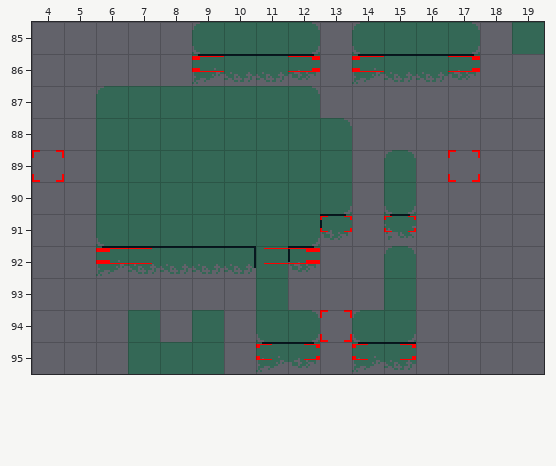
One commit to this Tiled map (JSON): assets/maps/debug.json. Above, as it was before the edit.
Cells are 16x16 px. Shown: x 4..19, y 85..95.
And afterwards:
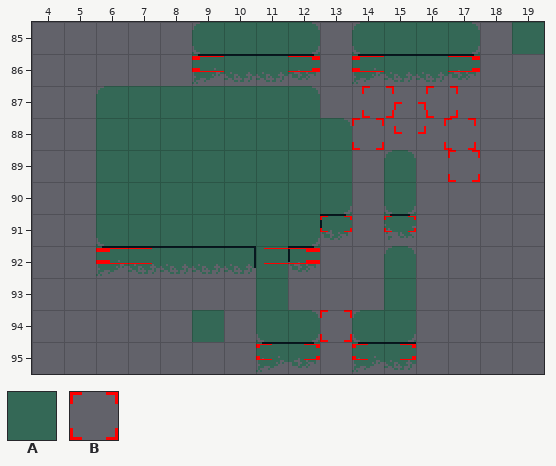
Key: from "main": A 1, B 6.
_ is an empty cell.
Objects are placed by their top-left corner, in cells (3,4 is the top-left corner of cell 3,4); size is 1x1 cell unless given.
Changes in this commit:
Layer "tiles":
The author cleared tile A in row 94 at x 7; in row 95 at x 7 to 9.
Layer "objects":
Object B "platform" at 4,89 becomes B "platform" at 14.3,87.
A new object: B "platform" at 16.3,87.
A new object: B "platform" at 15.3,87.5.
A new object: B "platform" at 14,88.
A new object: B "platform" at 16.9,88.
Pixel boxes of the changes (left, top, right, bottom) in both pictures:
changed: (352, 86, 476, 150)
old place: (32, 150, 64, 182)
removed: (128, 310, 224, 374)
